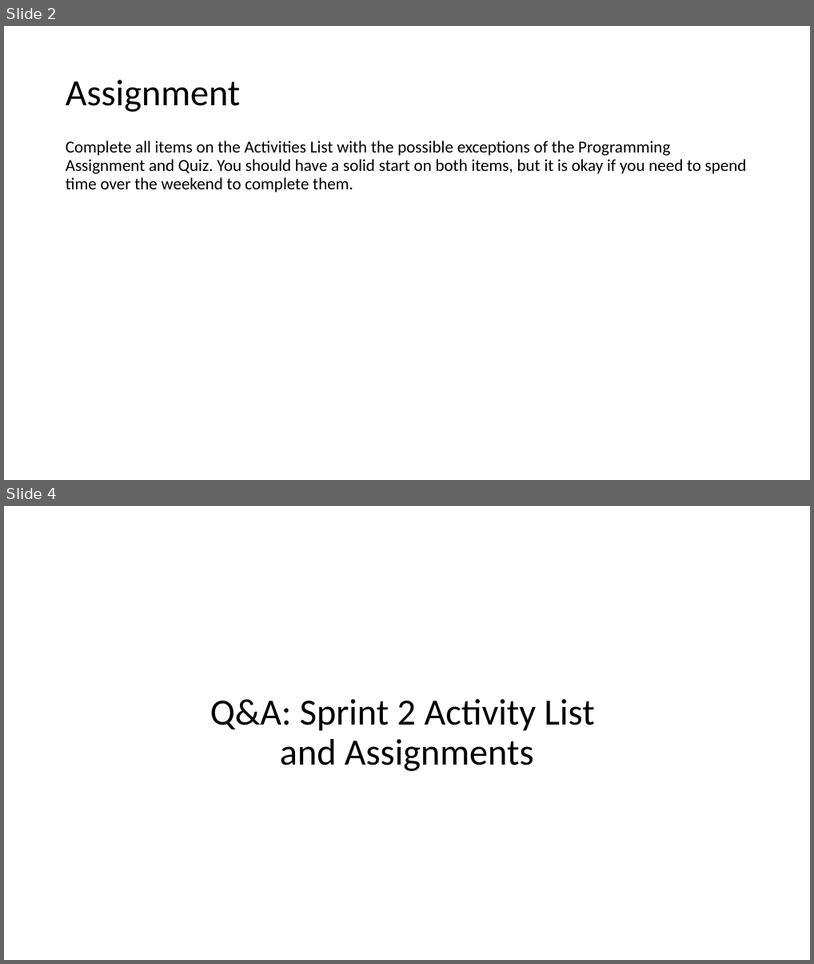
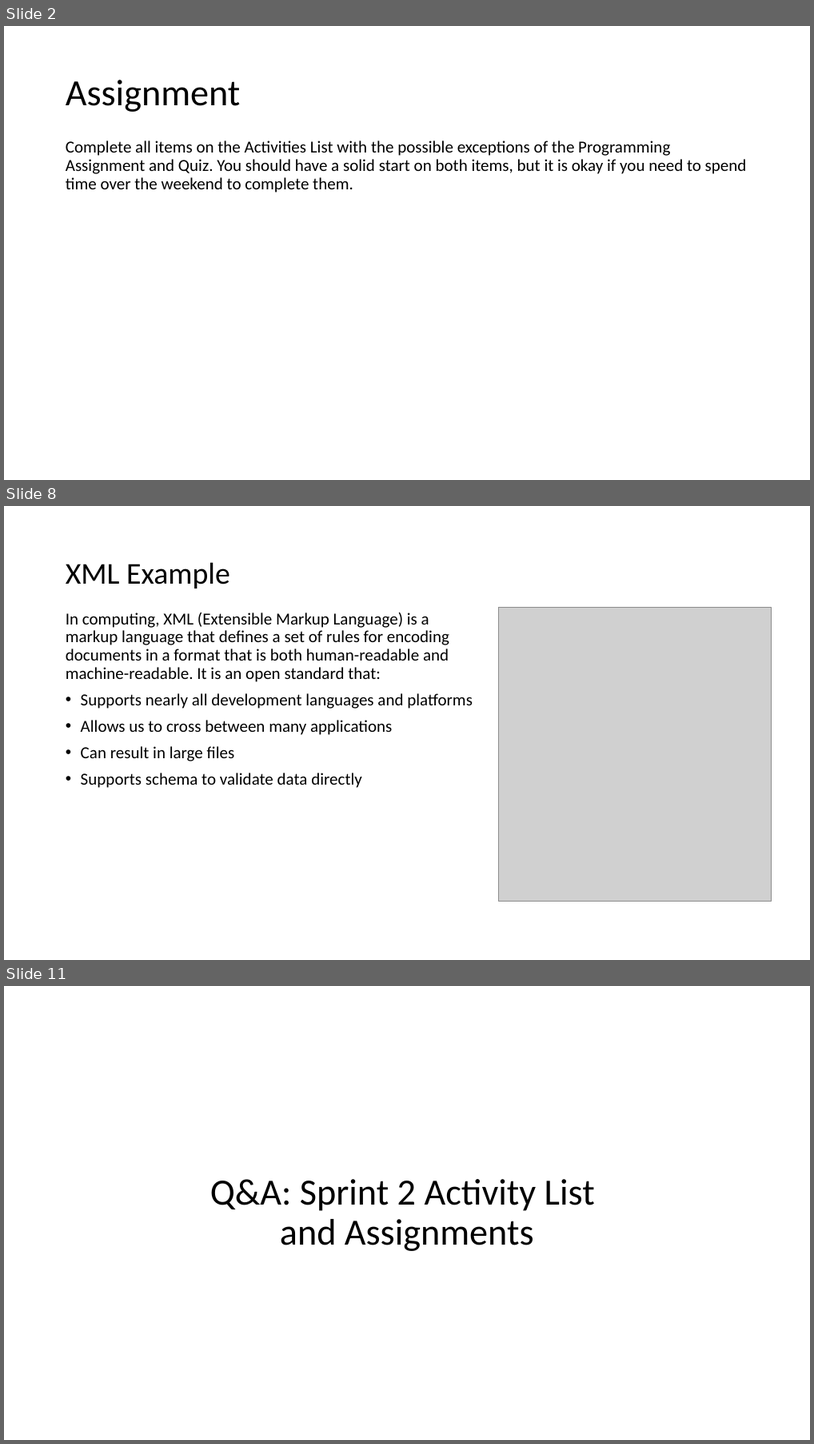
Before and after one commit to EricJPogue/CPSC-24500, a slide deck: lecture-slides/2019-09-18-oop.pptx. Shown one above the other, each under a label of ours: slides 2 and 4 before the commit, slides 2, 8 and 11 after it; the slides between them are not shown. The pictures are 814x964 and 814x1444 pixels, drawn with LibreOffice and Linux fonts; fonts in the diff are those of the drawing; grey boxes stand for pictures. Boxes give left, top, right and bottom in pixels: in the first picture for what was removed or moved away, otherwise in the second. Text is boxed around its words. In the diff, an @@ line names an element or a change of style, - is before the commit and + after.

```diff
--- a/lecture-slides/2019-09-18-oop.pptx
+++ b/lecture-slides/2019-09-18-oop.pptx
@@ slide 8 added at (4, 506, 810, 960), background #FFFFFF @@
@@ title added at (66, 562, 230, 588), 36 pt, text #000000 @@
+XML Example
@@ text added at (66, 612, 473, 788), 20 pt, text #000000 @@
+In computing, XML (Extensible Markup Language) is a markup language that defines a set of rules for encoding documents in a format that is both human-readable and machine-readable. It is an open standard that:
+• Supports nearly all development languages and platforms
+• Allows us to cross between many applications
+• Can result in large files
+• Supports schema to validate data directly
@@ picture added at (499, 607, 772, 901) @@
@@ what was slide 4 is now slide 11 @@
```
Also in this commit, not shown: 2 slides changed, 7 other slides added, 3 slides removed.
